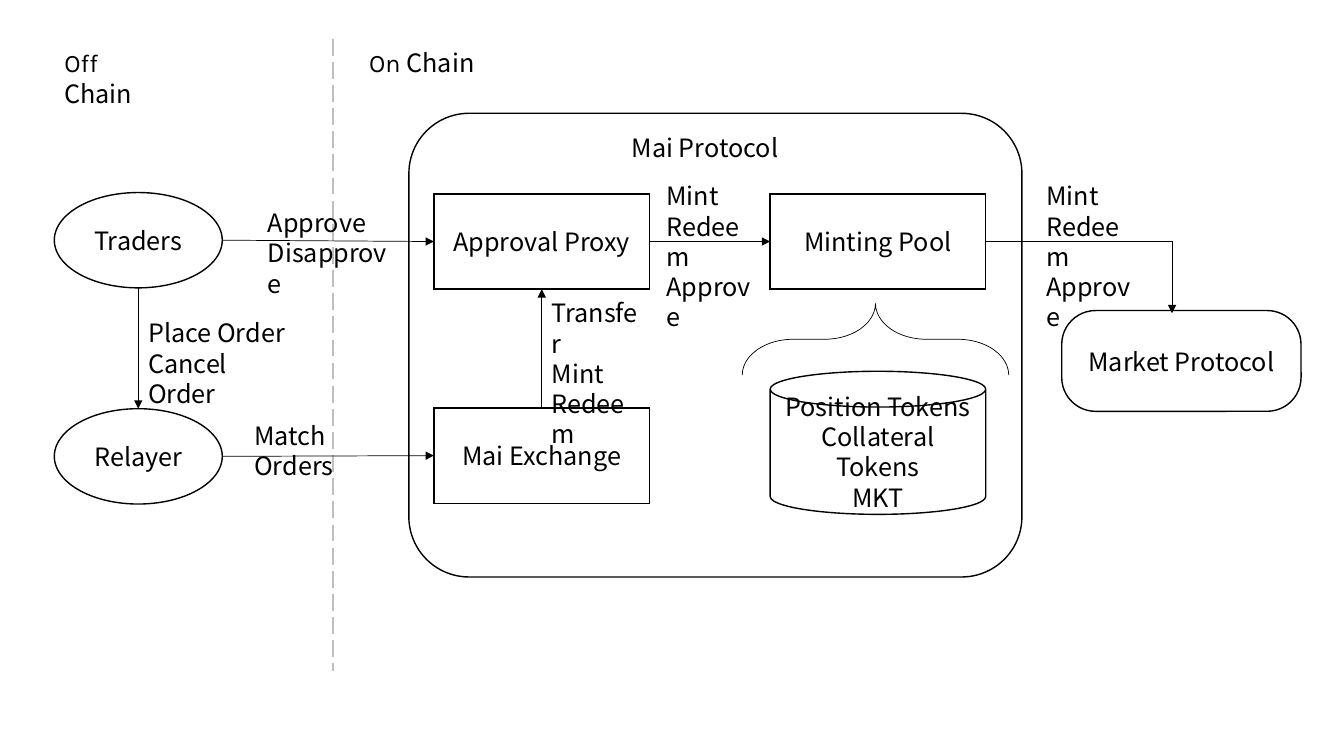
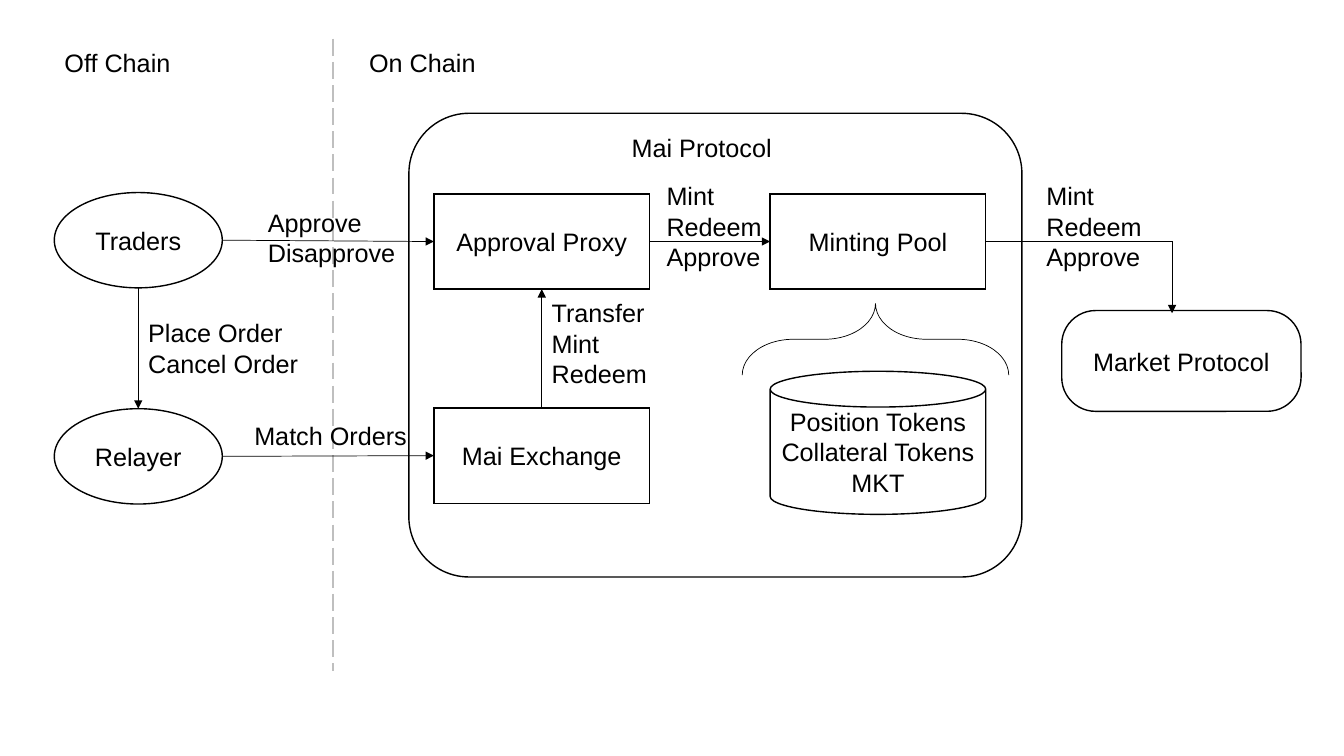
Before and after one commit to mcdexio/documents, a slide deck: slide 1 of en/asset/mai-arch.pptx. Drawn at 1344x756 pixels with LibreOffice and Linux fonts; fonts in the diff are those of the drawing. Boxes give left, top, right and bottom in pixels: in the first picture for what was removed or moved away, otherwise in the second. Text is boxed around its words. In the diff, an @@ line names an element or a change of style, - is before the commit and + after.

```diff
--- a/en/asset/mai-arch.pptx
+++ b/en/asset/mai-arch.pptx
@@ text "Off Chain" at <box>64,53,171,73</box>: font Karla to Arial in "Off"; font Noto Sans CJK SC to Arial in "Chain" @@
@@ text "On Chain" at <box>369,53,476,73</box>: font Karla to Arial in "On"; font Noto Sans CJK SC to Arial in "Chain" @@
@@ font Noto Sans CJK SC to Arial in 14 elements at <box>54,193,223,288</box>, <box>54,408,223,504</box>, <box>435,194,650,289</box>, <box>435,408,650,504</box>, <box>770,194,986,289</box>, <box>770,371,986,514</box>, <box>1062,311,1301,411</box>, <box>667,186,762,271</box>, <box>1046,186,1141,271</box>, <box>254,424,407,449</box>, <box>268,212,395,268</box>, <box>148,323,298,374</box>, <box>552,303,647,384</box>, <box>632,138,771,158</box> @@
```
Also in this commit, not shown: 1 slide added, 1 other file.
